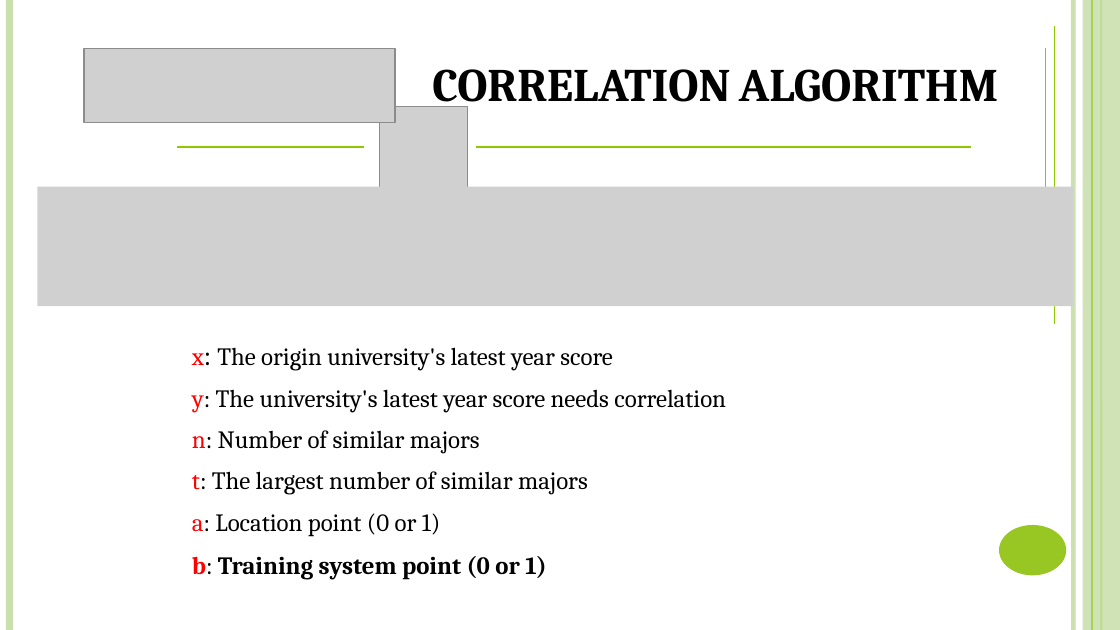
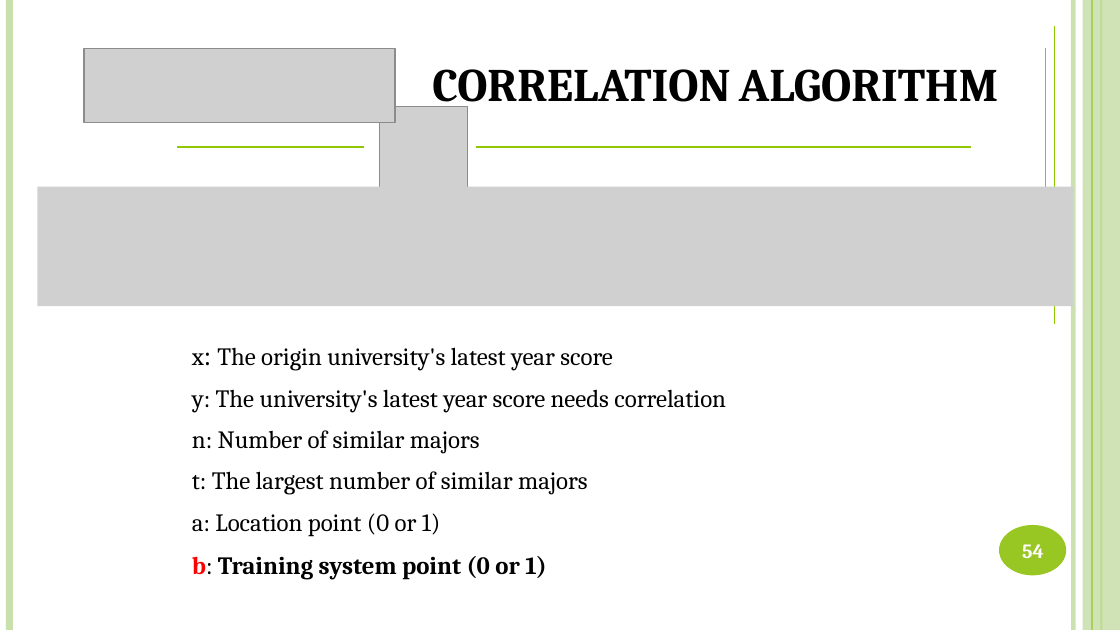
Before and after one commit to DanhLT2/Slide-Unistar, a slide deck: slide 54 of Slide-UniStar/UniStar.pptx (slide 49 before the commit). Drawn at 1120x630 pixels with LibreOffice and Linux fonts; fonts in the diff are those of the drawing; grey boxes stand for pictures. Boxes give left, top, right and bottom in pixels: in the first picture for what was removed or moved away, otherwise in the second. Text is boxed around its words. In the diff, an @@ line names an element or a change of style, - is before the commit and + after.

```diff
--- a/Slide-UniStar/UniStar.pptx
+++ b/Slide-UniStar/UniStar.pptx
@@ text "x: The origin university's latest ..." at (192,347,612,370): text colour #FF0000 to #000000 in "x:" @@
@@ text "y: The university's latest year ..." at (192,389,726,413): text colour #FF0000 to #000000 in "y:" @@
@@ text "n: Number of similar majors" at (192,430,480,454): text colour #FF0000 to #000000 in "n:" @@
@@ text "t: The largest number of ..." at (192,471,588,495): text colour #FF0000 to #000000 in "t:" @@
@@ text "a: Location point (0 or ..." at (192,513,440,537): text colour #FF0000 to #000000 in "a:" @@
@@ page number added at (1022,544,1044,558), 13 pt, text #FFFFFF, bold @@
+54
```
Also in this commit, not shown: 59 other slides changed, 11 slides added, 3 slides removed, 3 other files.
